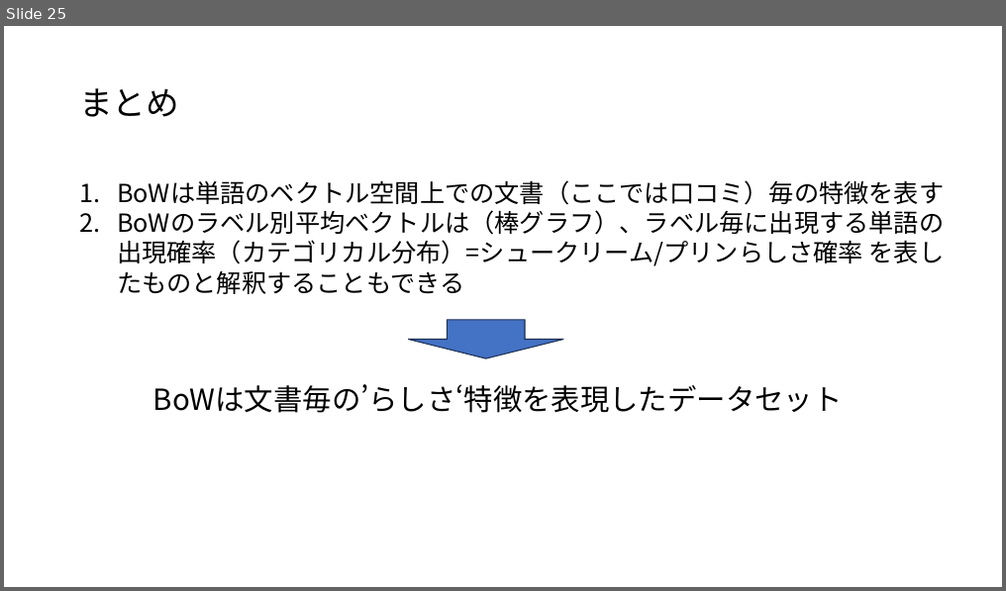
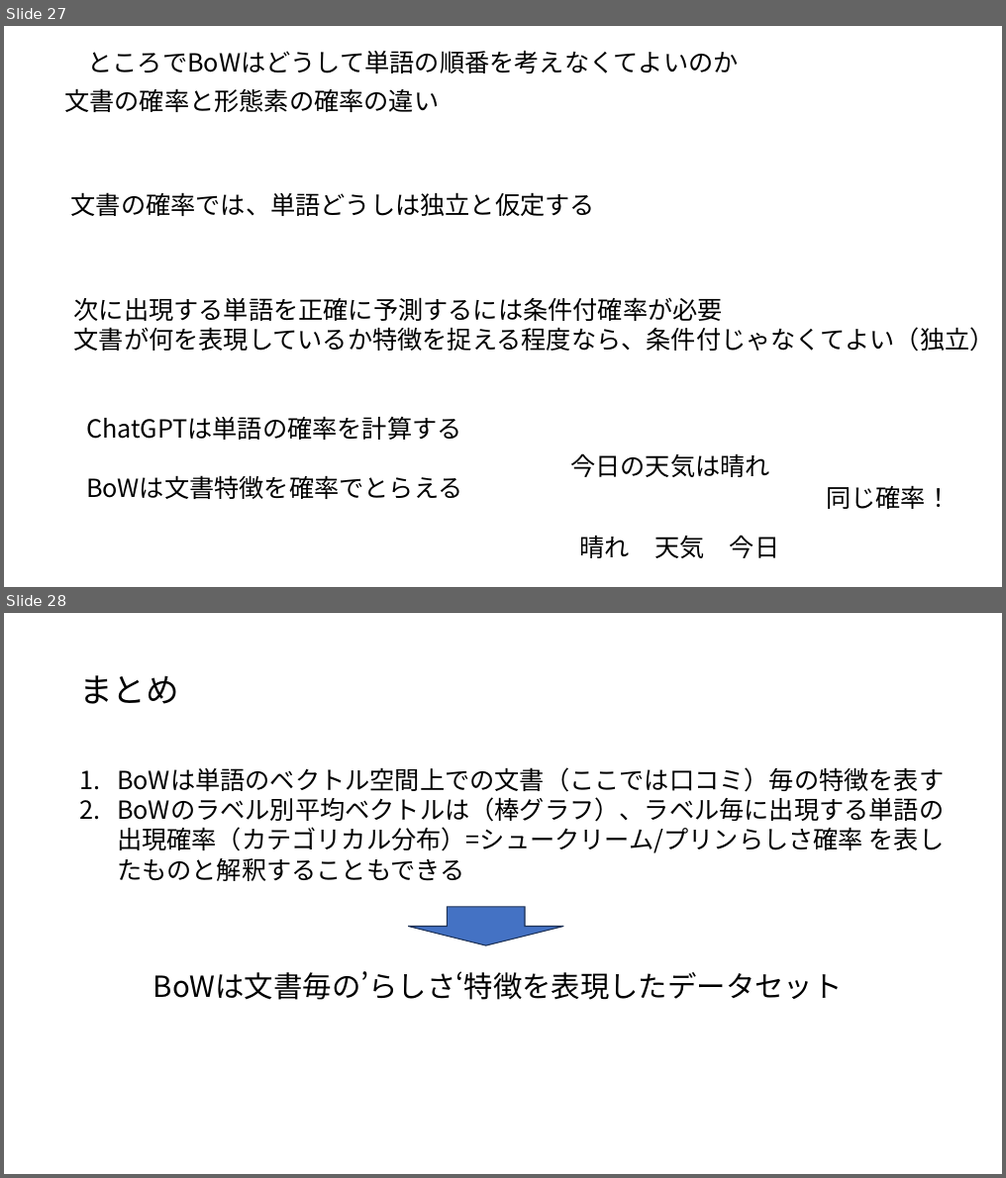
Before and after one commit to ueharaLab/NLP3_BoW, a slide deck: textmining3 BOW.pptx. Shown one above the other, each under a label of ours: slide 25 before the commit, slides 27 and 28 after it. The pictures are 1006x591 and 1006x1178 pixels, drawn with LibreOffice and Linux fonts; fonts in the diff are those of the drawing. Boxes give left, top, right and bottom in pixels: in the first picture for what was removed or moved away, otherwise in the second. Text is boxed around its words. In the diff, an @@ line names an element or a change of style, - is before the commit and + after.

```diff
--- a/textmining3 BOW.pptx
+++ b/textmining3 BOW.pptx
@@ slide 27 added at <box>4,26,1002,587</box>, background #FFFFFF @@
@@ text added at <box>87,50,738,74</box>, 24 pt, text #000000 @@
+ところでBoWはどうして単語の順番を考えなくてよいのか
@@ text added at <box>64,88,439,112</box>, 24 pt, text #000000 @@
+文書の確率と形態素の確率の違い
@@ text added at <box>71,192,595,216</box>, 24 pt, text #000000 @@
+文書の確率では、単語どうしは独立と仮定する
@@ text added at <box>74,297,995,352</box>, 24 pt, text #000000 @@
+次に出現する単語を正確に予測するには条件付確率が必要
+文書が何を表現しているか特徴を捉える程度なら、条件付じゃなくてよい（独立）
@@ text added at <box>86,416,463,499</box>, 24 pt, text #000000 @@
+ChatGPTは単語の確率を計算する
+BoWは文書特徴を確率でとらえる
@@ text added at <box>570,454,770,477</box>, 24 pt, text #000000 @@
+今日の天気は晴れ
@@ text added at <box>826,485,950,509</box>, 24 pt, text #000000 @@
+同じ確率！
@@ text added at <box>580,535,779,559</box>, 24 pt, text #000000 @@
+晴れ 天気 今日
@@ what was slide 25 is now slide 28 @@
```
Also in this commit, not shown: 4 slides changed, 2 other slides added, 2 other files.
